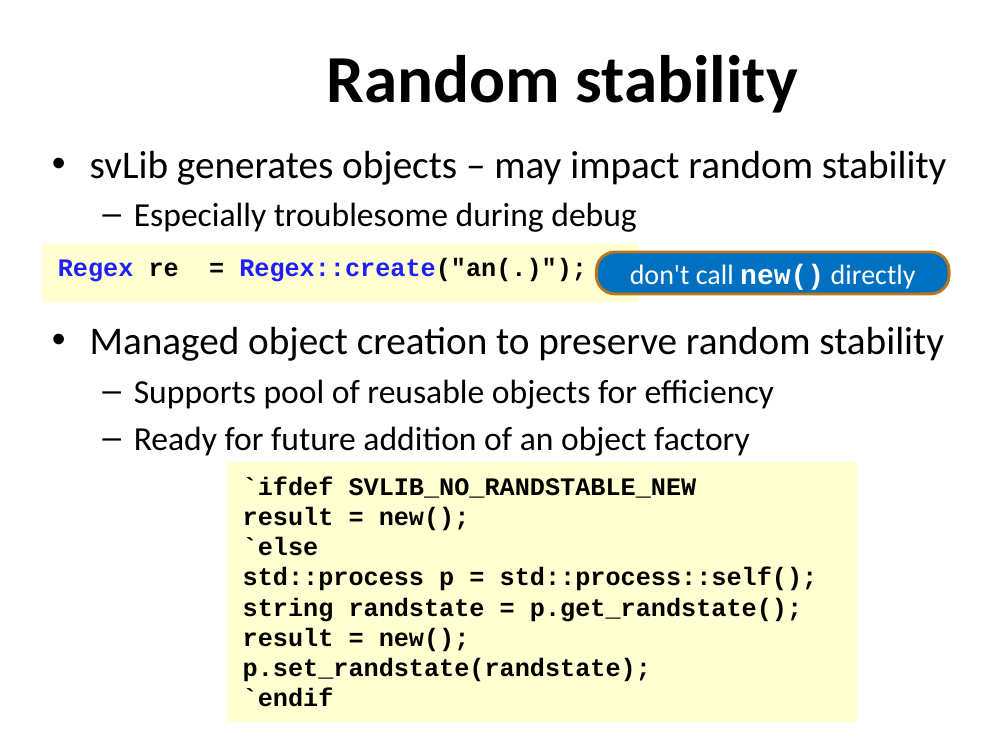
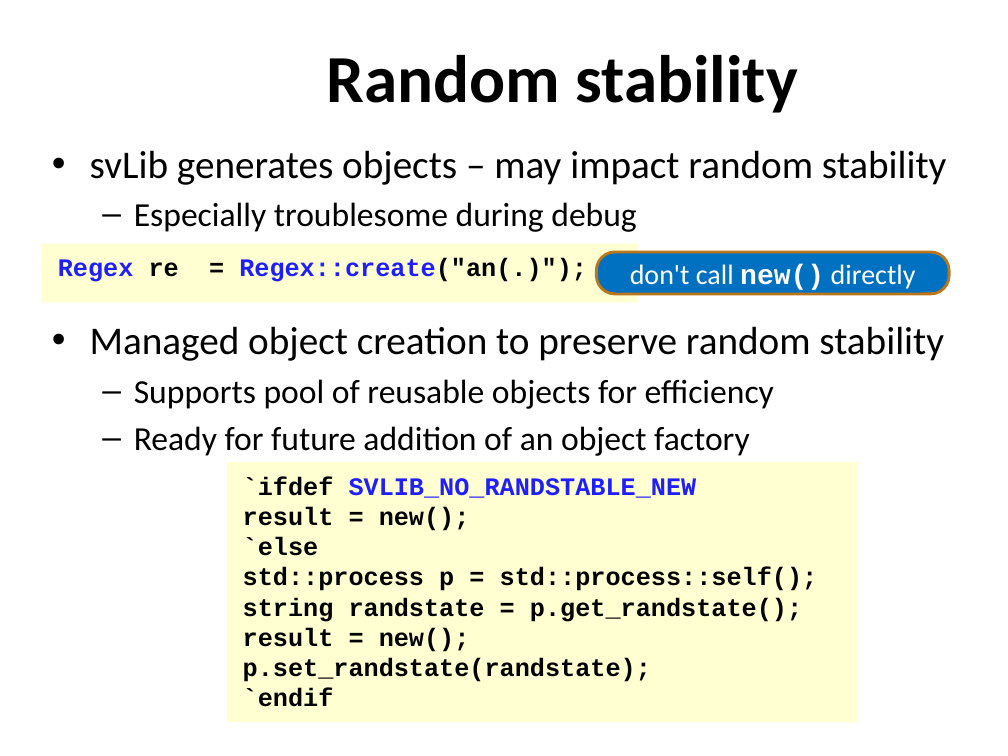
Before and after one commit to xiaoweish/svlib, a slide deck: slide 11 of svlib/doc/163-aq602-draft2.pptm. Drawn at 1008x756 pixels with LibreOffice and Linux fonts; fonts in the diff are those of the drawing; background and template pictures are left out. Boxes give left, top, right and bottom in pixels: in the first picture for what was removed or moved away, otherwise in the second. Text is boxed around its words. In the diff, an @@ line names an element or a change of style, - is before the commit and + after.

```diff
--- a/svlib/doc/163-aq602-draft2.pptm
+++ b/svlib/doc/163-aq602-draft2.pptm
@@ text in rectangle at [243,476,697,498]: text colour #000000 to #1E1EFF in "SVLIB_NO_RANDSTABLE_NEW" @@
```
Also in this commit, not shown: 5 other slides changed.
